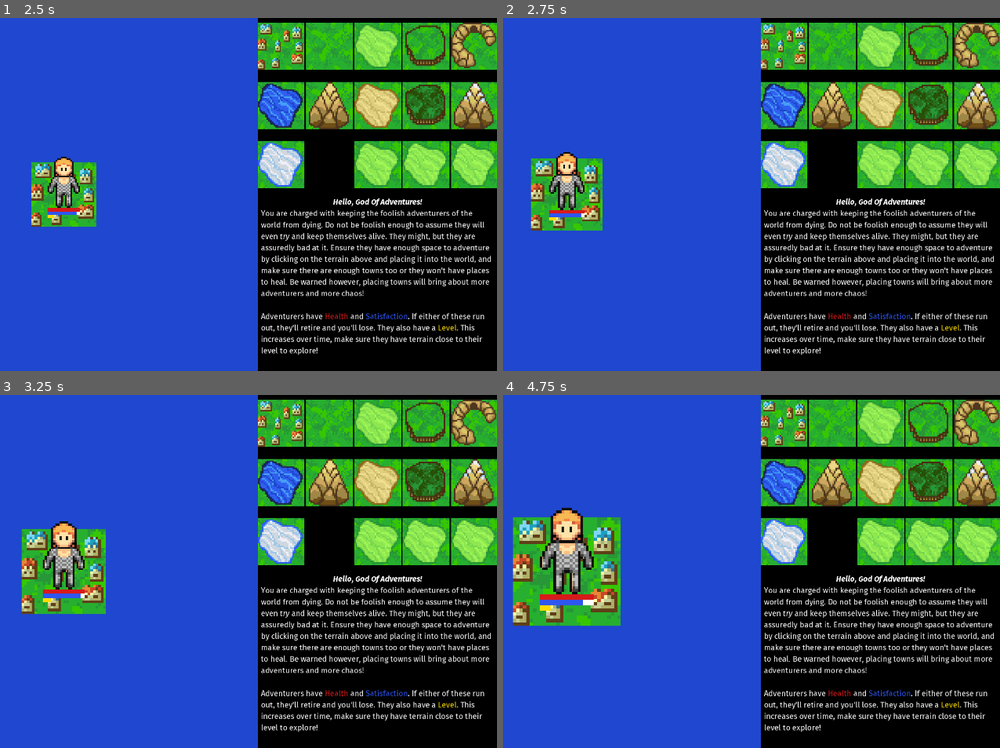
Above: before the commit, frames 1-4 (two rows, left to right).
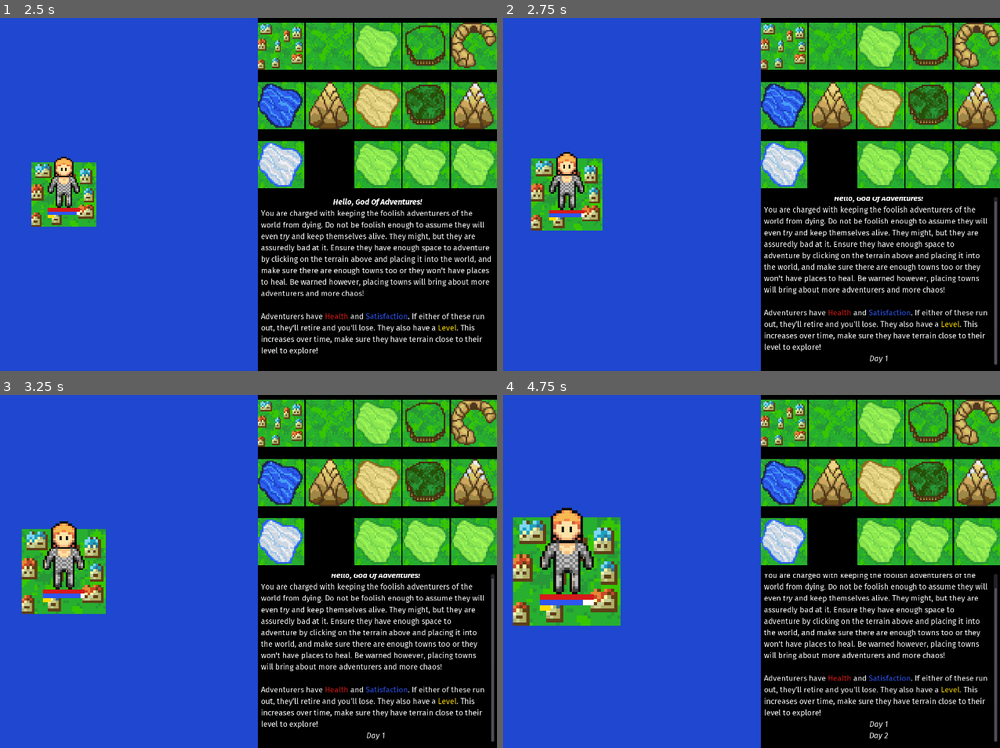
Above: after the commit, the same moments.

Repository: LLBlumire/ldjam46
Game: Godot game, scene res://src/OverviewUI/OverviewUI.tscn
Same seed, same stepped clock (60 frames per second), same inputs: the game is played once before the commit and once after it.
Inputs (mouse positions are in pixels of both pictures, inside the frame that each line leads up to):
- Up to frame 1 (2.5 s): click "Start Game" at 0.5 s; click (283, 46) at 1.25 s; click (328, 46) at 2 s
- Up to frame 2 (2.75 s): no input
- Up to frame 3 (3.25 s): click (377, 423) at 2.75 s
- Up to frame 4 (4.75 s): click (930, 423) at 3.5 s; click (975, 423) at 4.25 s

Frame 1 is identical in both runs. In frame 2, 7.4% of the frame differs, in the area x 52-100%, y 50-99%; in frame 3, 7.4%; in frame 4, 7.7%.

Commit message:
Add current day in Chat Log

Diff:
--- a/src/NodeMgr.gd
+++ b/src/NodeMgr.gd
@@ -1,7 +1,7 @@
 extends Node
 
 var world = "/root/OverviewUI/SplitScreen/ViewportContainer/Viewport/World"
-var chat_log = "/root/OverviewUI/SplitScreen/UI/ChatLogContainer/ChatLog"
+var chat_log = "/root/OverviewUI/SplitScreen/ColorRect/UI/ChatLogContainer/ChatLog"
 var camera = "/root/OverviewUI/SplitScreen/ViewportContainer/Viewport/Camera2D"
 var audio_select = "/root/OverviewUI/Audio/Select"
 var audio_place = "/root/OverviewUI/Audio/Place"
@@ -11,7 +11,6 @@
 func _ready():
 	pass # Replace with function body.
 
-
 # Called every frame. 'delta' is the elapsed time since the previous frame.
 #func _process(delta):
 #	pass
--- a/src/World/World.gd
+++ b/src/World/World.gd
@@ -8,6 +8,7 @@
 var adventurer_scene
 var adventurers_collection : Node
 var turn_timer : Timer
+var days = 0
 
 func _ready():
 	world_map = get_node("WorldMap")
@@ -42,3 +43,10 @@
 
 func _on_BeginGame_pressed():
 	begin()
+
+
+func _on_TurnTimer_timeout():
+	days += 1
+	var format = {"day": days}
+	var string = "[center][i]Day {day}[/i][/center]".format(format)
+	get_node(NodeMgr.chat_log).post_message(string)
--- a/src/World/World.tscn
+++ b/src/World/World.tscn
@@ -12,3 +12,4 @@
 wait_time = 2.0
 
 [node name="AdventurersCollection" type="Node" parent="."]
+[connection signal="timeout" from="TurnTimer" to="." method="_on_TurnTimer_timeout"]
